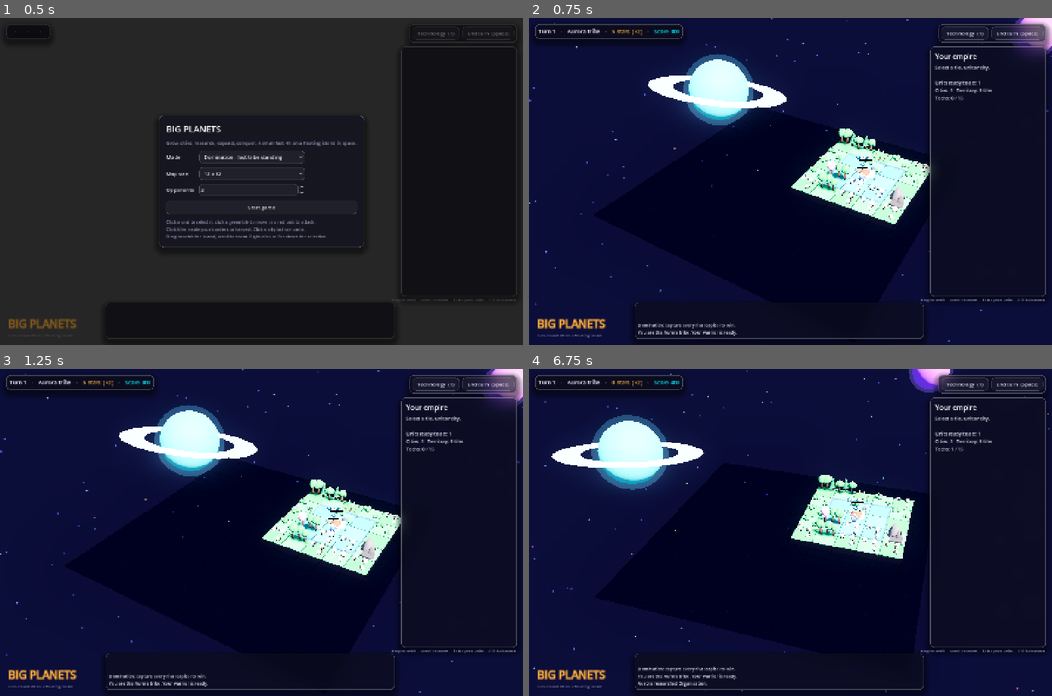
Above: before the commit, frames 1-4 (two rows, left to right).
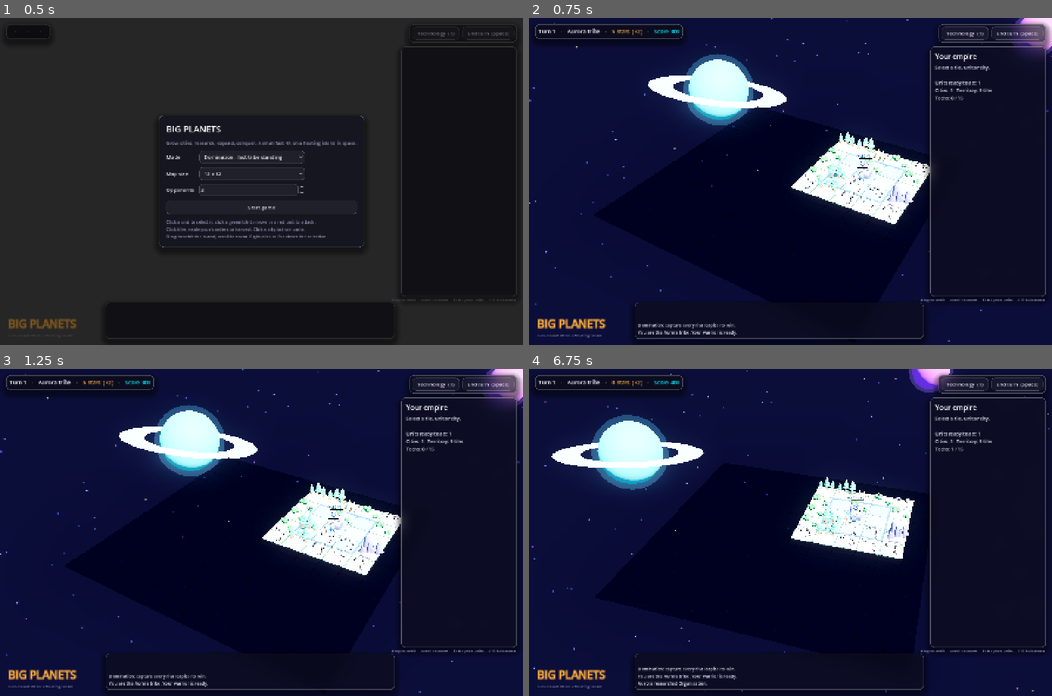
Above: after the commit, the same moments.

Repository: ElliotKnight/big_planets
Game: Godot game, scene res://scenes/main.tscn
Two runs of this game, one before a commit and one after it. Both use one fixed random seed, a clock stepped at 60 frames per second and the inputs below.
Inputs (mouse positions are in pixels of both pictures, inside the frame that each line leads up to):
- Up to frame 1 (0.5 s): no input
- Up to frame 2 (0.75 s): click "Start game" at 0.5 s
- Up to frame 3 (1.25 s): no input
- Up to frame 4 (6.75 s): click "Technology (T)" at 1.25 s; click "End turn (Space)" at 2 s; click "Organization 5 stars" at 2.75 s; tap Enter at 3.5, 3.6, 5, 6.5 s; move the mouse to (905, 516) at 3.52 s; hold Right 3.53-4.25 s; click (905, 516) at 3.67 s; tap Space at 3.77, 4.25, 5.75 s; drag from (685, 548) to (764, 597) at 4.27 s; move the mouse to (842, 460) at 5.02 s; hold Right 5.03-5.75 s; tap Tab at 5.1 s; drag from (764, 597) to (633, 483) at 5.77 s; move the mouse to (947, 581) at 6.52 s; hold Left from 6.53 s (still down); tap T at 6.6 s

Frame 1 is identical in both runs. In frame 2, 3.4% of the frame differs, in the area x 50-77%, y 33-63%; in frame 3, 3.4%; in frame 4, 3.1%.

Commit message:
Use Kenney Castle Kit for trees, castles, walls, flags, rocks and catapults
Adds assets/kit (CC0 GLBs + palette textures) and a Kit loader that applies
the colormap at runtime and maps tribe colours to palette variations.
Cities stack tower pieces by level, City Wall builds real wall segments,
forests use kit pines, mountains use kit rock piles, lumber huts are log
piles, and catapult units use the siege catapult model.

Co-Authored-By: Claude Fable 5.1 <noreply@anthropic.com>
Claude-Session: https://claude.ai/code/session_015dZ7d2pPRwQws889QkrKf8

Diff:
--- /dev/null
+++ b/scripts/kit.gd
@@ -0,0 +1,48 @@
+class_name Kit
+extends RefCounted
+## Loader for Kenney's Castle Kit (CC0) models in assets/kit. Materials are
+## applied at runtime from the shared colormap or one of its palette
+## variations, so accents (roofs, flags, siege canvas) can take tribe colours.
+
+## Palette variation per player index: blue, red, green, yellow.
+const VARIATION_BY_PLAYER := ["d", "a", "b", "c"]
+const NEUTRAL := "e"  # grey stone
+
+static var _scenes: Dictionary = {}
+static var _mats: Dictionary = {}
+
+
+static func material(variation: String = "") -> StandardMaterial3D:
+	if not _mats.has(variation):
+		var tex_name := "colormap" if variation == "" else "variation-" + variation
+		var m := StandardMaterial3D.new()
+		m.albedo_texture = load("res://assets/kit/Textures/%s.png" % tex_name)
+		m.roughness = 1.0
+		m.metallic = 0.0
+		_mats[variation] = m
+	return _mats[variation]
+
+
+static func player_variation(pid: int) -> String:
+	if pid < 0:
+		return NEUTRAL
+	return VARIATION_BY_PLAYER[pid % VARIATION_BY_PLAYER.size()]
+
+
+## Instantiates a kit model with the given palette variation and uniform scale.
+static func model(name: String, variation: String = "", scale_v: float = 1.0) -> Node3D:
+	if not _scenes.has(name):
+		_scenes[name] = load("res://assets/kit/%s.glb" % name)
+	var n: Node3D = _scenes[name].instantiate()
+	var m := material(variation)
+	for mi in n.find_children("*", "MeshInstance3D", true, false):
+		mi.material_override = m
+	n.scale = Vector3.ONE * scale_v
+	return n
+
+
+static func place(name: String, variation: String, scale_v: float, pos: Vector3, rot_y: float = 0.0) -> Node3D:
+	var n := model(name, variation, scale_v)
+	n.position = pos
+	n.rotation.y = rot_y
+	return n
--- a/scripts/map_view_3d.gd
+++ b/scripts/map_view_3d.gd
@@ -5,7 +5,7 @@
 ## Game events are queued and replayed as animations (so AI turns are visible);
 ## the full state sync is deferred until the queue drains.
 
-const GRASS := [0x3fb268, 0x349b57]
+const GRASS := [0x8ade9f, 0x76cf8d]
 const GHOST := Color(0.078, 0.078, 0.165, 0.72)
 
 var game: Game = null
@@ -259,12 +259,25 @@
 	if t.city != null:
 		_build_city(g, t, owner_col)
 	elif t.terrain == Defs.Terrain.MOUNTAIN:
-		var m := Models.mountain(rng, t.resource == Defs.Res.METAL and t.improvement == Defs.Improvement.NONE)
-		m.position = Vector3(-0.08, 0, -0.16)
-		m.scale = Vector3(0.88, 0.9, 0.82)
-		g.add_child(m)
+		var big := Kit.model("rocks-large", "", 1.0)
+		big.scale = Vector3(0.66, 1.55, 0.64)
+		big.position = Vector3(-0.1, 0, -0.16)
+		big.rotation.y = rng.randf() * TAU
+		g.add_child(big)
+		var small := Kit.model("rocks-small", "", 1.0)
+		small.scale = Vector3(0.5, 0.95, 0.5)
+		small.position = Vector3(0.28, 0, -0.26)
+		small.rotation.y = rng.randf() * TAU
+		g.add_child(small)
+		if t.resource == Defs.Res.METAL and t.improvement == Defs.Improvement.NONE:
+			var crystal := Models.glow(Models.hex(0xd9e4ff), 1.3)
+			for i in 3:
+				var a := 1.0 + i * 2.0
+				var c := Models.mesh(Models.cone(0.045, 0.16, 4), crystal, cos(a) * 0.3 - 0.05, 0.1, sin(a) * 0.26 - 0.1)
+				c.rotation.z = rng.randf_range(-0.4, 0.4)
+				g.add_child(c)
 		# Flat rock ledge at the front where units stand.
-		g.add_child(Models.mesh(Models.box(0.56, 0.07, 0.4), Models.mat(Models.hex(0x5a5652)), 0.06, 0.035, 0.22))
+		g.add_child(Models.mesh(Models.box(0.56, 0.07, 0.4), Models.mat(Models.hex(0x9a9fc4)), 0.06, 0.035, 0.22))
 		if t.improvement == Defs.Improvement.MINE:
 			var mine := Models.mine()
 			mine.position = Vector3(-0.3, 0, 0.02)
@@ -279,13 +292,11 @@
 		if t.resource == Defs.Res.ANIMAL:
 			count = 0  # open pasture: sheep only, no trees
 		for i in count:
-			var r := rng.randf()
-			var variant := 2 if r < 0.1 else (1 if r < 0.4 else 0)
-			var tr := Models.tree(variant, 3 + rng.randi_range(0, 2), owner_col if oid >= 0 else Models.hex(0xffd166))
+			var tr := Kit.model("tree-large" if rng.randf() < 0.6 else "tree-small", "", 1.0)
 			var sp: Vector2 = spots[i] + Vector2(rng.randf_range(-0.03, 0.03), rng.randf_range(-0.03, 0.03))
 			tr.position = Vector3(sp.x, 0, sp.y)
 			tr.rotation.y = rng.randf() * TAU
-			tr.scale = Vector3.ONE * rng.randf_range(0.78, 0.92) * (0.72 if occupied else 1.0)
+			tr.scale = Vector3.ONE * rng.randf_range(0.36, 0.44) * (0.72 if occupied else 1.0)
 			g.add_child(tr)
 			_animate(g, tr, "tree", rng.randf() * TAU)
 		if t.resource == Defs.Res.ANIMAL:
@@ -294,10 +305,10 @@
 				g.add_child(sh)
 				_animate(g, sh, "sheep", rng.randf() * TAU)
 		if t.improvement == Defs.Improvement.LUMBER_HUT:
-			var hut := Models.lumber_hut()
-			hut.position = Vector3(0.24, 0, 0.26)
-			hut.scale = Vector3(0.8, 0.8, 0.8)
-			g.add_child(hut)
+			g.add_child(Kit.place("tree-trunk", "", 0.5, Vector3(0.3, 0, 0.12), rng.randf() * TAU))
+			for i in 3:
+				var lg := Kit.place("tree-log", "", 0.36, Vector3(0.2 + (i % 2) * 0.09, 0.05 + (i / 2) * 0.09, 0.32), 0.3)
+				g.add_child(lg)
 	else:
 		if t.improvement == Defs.Improvement.FARM:
 			g.add_child(Models.farm())
@@ -323,16 +334,48 @@
 
 func _build_city(g: Node3D, t: Tile, owner_col: Color) -> void:
 	var c: City = t.city
-	var accent := owner_col if not c.is_village() else Models.hex(0xffd166)
-	var b := Models.city_building(c.level, accent, c.is_village(), c.is_capital and not c.is_village())
-	g.add_child(b)
-	if c.has_walls:
-		g.add_child(Models.walls(accent))
-	if not c.is_village():
-		var bn := Models.banner(owner_col)
-		bn.position = Vector3(-0.36, 0, 0.3)
-		g.add_child(bn)
-		_animate(g, bn, "banner", randf() * TAU)
+	var v := Kit.player_variation(c.owner_id)
+	if c.is_village():
+		g.add_child(Kit.place("tower-square-base", v, 0.5, Vector3(0, 0, -0.06)))
+		g.add_child(Kit.place("tower-hexagon-top", v, 0.5, Vector3(0, 0.5, -0.06)))
+	else:
+		var keep := Node3D.new()
+		keep.position = Vector3(0, 0, -0.08)
+		match c.level:
+			1:
+				keep.add_child(Kit.place("tower-square", v, 0.48, Vector3.ZERO))
+			2:
+				keep.add_child(Kit.place("tower-square-base", v, 0.48, Vector3.ZERO))
+				keep.add_child(Kit.place("tower-square-top-roof-high", v, 0.48, Vector3(0, 0.48, 0)))
+			3:
+				keep.add_child(Kit.place("tower-hexagon-base", v, 0.5, Vector3.ZERO))
+				keep.add_child(Kit.place("tower-hexagon-roof", v, 0.5, Vector3(0, 0.655, 0)))
+			4:
+				keep.add_child(Kit.place("tower-hexagon-base", v, 0.5, Vector3.ZERO))
+				keep.add_child(Kit.place("tower-hexagon-mid", v, 0.5, Vector3(0, 0.655, 0)))
+				keep.add_child(Kit.place("tower-hexagon-roof", v, 0.5, Vector3(0, 0.885, 0)))
+			_:
+				keep.add_child(Kit.place("tower-hexagon-base", v, 0.5, Vector3.ZERO))
+				keep.add_child(Kit.place("tower-hexagon-mid", v, 0.5, Vector3(0, 0.655, 0)))
+				keep.add_child(Kit.place("tower-hexagon-roof", v, 0.5, Vector3(0, 0.885, 0)))
+				keep.add_child(Kit.place("tower-square", v, 0.3, Vector3(0.34, 0, -0.2)))
+				keep.add_child(Kit.place("tower-square", v, 0.3, Vector3(-0.34, 0, -0.2)))
+		g.add_child(keep)
+		if c.is_capital:
+			g.add_child(Kit.place("flag-banner-long", v, 0.32, Vector3(-0.36, 0, -0.34)))
+		if c.has_walls:
+			# Stone walls on three sides, corners at the front, gateway open for units.
+			var ws := 0.3
+			for x in [-0.35, 0.0, 0.35]:
+				g.add_child(Kit.place("wall", v, ws, Vector3(x, 0, -0.43)))
+			for z in [-0.35, 0.0, 0.35]:
+				g.add_child(Kit.place("wall", v, ws, Vector3(-0.43, 0, z), PI / 2.0))
+				g.add_child(Kit.place("wall", v, ws, Vector3(0.43, 0, z), PI / 2.0))
+			g.add_child(Kit.place("wall-corner", v, ws, Vector3(-0.38, 0, 0.4)))
+			g.add_child(Kit.place("wall-corner", v, ws, Vector3(0.38, 0, 0.4), PI / 2.0))
+		var fl := Kit.place("flag", v, 0.45, Vector3(-0.36, 0, 0.3))
+		g.add_child(fl)
+		_animate(g, fl, "banner", randf() * TAU)
 	var label := Label3D.new()
 	label.text = c.city_name if c.is_village() else "%s  %d" % [c.city_name, c.level]
 	label.billboard = BaseMaterial3D.BILLBOARD_ENABLED
@@ -342,15 +385,14 @@
 	label.modulate = Color.WHITE if not c.is_village() else Color(0.85, 0.85, 0.9)
 	label.outline_modulate = Color(owner_col.darkened(0.6), 0.9) if not c.is_village() else Color(0, 0, 0, 0.8)
 	label.no_depth_test = true
-	label.position = Vector3(0, 1.05, 0)
+	label.position = Vector3(0, 1.15, 0)
 	g.add_child(label)
 	if not c.is_village():
-		var bar := Models.mesh(Models.quad(0.6, 0.07), Models.bar_material(Models.hex(0xffd166)), 0, 0.9, 0, false)
+		var bar := Models.mesh(Models.quad(0.6, 0.07), Models.bar_material(Models.hex(0xffd166)), 0, 1.0, 0, false)
 		bar.material_override.set_shader_parameter("frac", float(c.pop) / float(c.pop_needed()))
 		g.add_child(bar)
 
 
-## Faint grid lines along the north and west edges (no gaps between tiles).
 func _add_seams(g: Node3D, top: float) -> void:
 	var m := Models.glass(Color(0.0, 0.0, 0.05, 0.28))
 	g.add_child(Models.mesh(Models.box(1.0, 0.004, 0.022), m, 0, top + 0.003, -0.5, false))
@@ -432,7 +474,7 @@
 func _make_unit_node(u: Unit, sig: String) -> Dictionary:
 	var node := Node3D.new()
 	var col: Color = game.players[u.owner_id].color
-	var fig := Models.unit_figure(u.type, col, u.id, u.embarked, u.vessel)
+	var fig := Models.unit_figure(u.type, col, u.id, u.embarked, u.vessel, u.owner_id)
 	fig.rotation.y = (0.6 if u.owner_id == 0 else 2.7) - (PI / 2.0 if fig.get_meta("mounted", false) else 0.0)
 	node.add_child(fig)
 	var ring := Models.mesh(Models.torus(0.02, 0.24), Models.glow(col, 1.5), 0, 0.02, 0, false)
@@ -820,7 +862,7 @@
 	var cat_arm: Node3D = fig.get_meta("catapult_arm", null)
 	if cat_arm != null:
 		proj = Models.mesh(Models.sphere(0.06, 7, 5), Models.mat(Models.hex(0x6e6a66)), 0, 0, 0, false)
-		tw.tween_property(cat_arm, "rotation:z", -1.5, 0.12 * speed).set_ease(Tween.EASE_IN)
+		tw.tween_property(cat_arm, "rotation:x", -0.35, 0.12 * speed).set_ease(Tween.EASE_IN)
 	tw.tween_callback(func():
 		proj.position = from_w + Vector3(0, 0.35, 0)
 		_anim_root.add_child(proj))
@@ -828,7 +870,7 @@
 	tw.tween_callback(proj.queue_free)
 	tw.tween_callback(on_hit)
 	if cat_arm != null:
-		tw.tween_property(cat_arm, "rotation:z", 0.0, 0.4 * speed)
+		tw.tween_property(cat_arm, "rotation:x", 0.0, 0.4 * speed).set_trans(Tween.TRANS_ELASTIC).set_ease(Tween.EASE_OUT)
 
 
 ## Appends a melee strike to tw: raise the weapon arm, lunge, chop, recover.
--- a/scripts/models.gd
+++ b/scripts/models.gd
@@ -684,7 +684,7 @@
 ## A unit figure: little person in the tribe colour with a type-specific
 ## silhouette (cap, helmet, shield, bow, lance, horse...). The rig dictionary
 ## is stored as meta "rig" on the returned group.
-static func unit_figure(type: String, color: Color, seed_v: int, embarked: bool, vessel: String) -> Node3D:
+static func unit_figure(type: String, color: Color, seed_v: int, embarked: bool, vessel: String, owner_id: int = -1) -> Node3D:
 	var g := Node3D.new()
 	var skin := hex(SKIN[seed_v % SKIN.size()])
 	var steel := mat(hex(0xd7dfee), 0.35, 0.7)
@@ -748,27 +748,15 @@
 				rig["hand_r"].add_child(mesh(cyl(0.01, 0.01, 0.5, 5), wood, 0, 0.14, 0))
 				rig["hand_r"].add_child(mesh(cone(0.022, 0.08, 4), steel, 0, 0.43, 0))
 		"catapult":
-			g.add_child(mesh(box(0.4, 0.07, 0.26), wood, 0, 0.1, 0))
-			g.add_child(mesh(box(0.05, 0.22, 0.05), wood, 0.1, 0.24, 0.09))
-			g.add_child(mesh(box(0.05, 0.22, 0.05), wood, 0.1, 0.24, -0.09))
-			g.add_child(mesh(box(0.05, 0.04, 0.24), wood, 0.1, 0.36, 0))
-			for sx in [-1.0, 1.0]:
-				for sz in [-1.0, 1.0]:
-					var wheel := mesh(cyl(0.075, 0.075, 0.035, 10), mat(hex(0x4a3628)), sx * 0.16, 0.075, sz * 0.15)
-					wheel.rotation.x = PI / 2.0
-					g.add_child(wheel)
-			var pivot := Node3D.new()
-			pivot.position = Vector3(0.1, 0.36, 0)
-			var arm := mesh(box(0.035, 0.42, 0.035), wood, -0.12, 0.08, 0)
-			arm.rotation.z = 0.75
-			pivot.add_child(arm)
-			pivot.add_child(mesh(sphere(0.055, 7, 5), mat(hex(0x6e6a66)), -0.3, 0.07, 0))
-			g.add_child(pivot)
+			var cat := Kit.model("siege-catapult", Kit.player_variation(owner_id), 0.3)
+			cat.position = Vector3(0, 0.045, 0)
+			cat.rotation.y = PI / 2.0
+			g.add_child(cat)
 			var crew := figure(color, skin, 0.7, seed_v)
-			crew.position = Vector3(0.24, 0.0, 0.18)
+			crew.position = Vector3(0.2, 0.0, 0.2)
 			g.add_child(crew)
 			g.set_meta("rig", _rig_of(crew))
-			g.set_meta("catapult_arm", pivot)
+			g.set_meta("catapult_arm", cat)
 		_:
 			var fn := figure(color, skin, s, seed_v)
 			var rig := _rig_of(fn)
--- /dev/null
+++ b/tests/kit_preview.gd
@@ -0,0 +1,109 @@
+extends SceneTree
+## Renders a contact sheet of Castle Kit models (and the 7 palette variations
+## applied to a flag) and prints each model's AABB. Run windowed:
+##   Godot --path . --script tests/kit_preview.gd --windowed --resolution 1440x900
+
+const MODELS := ["tree-large", "tree-small", "tree-trunk", "tree-log", "rocks-large", "rocks-small", "ground", "ground-hills",
+	"tower-square", "tower-square-base", "tower-square-mid", "tower-square-top-roof", "tower-square-top-roof-high", "tower-slant-roof",
+	"tower-hexagon-base", "tower-hexagon-mid", "tower-hexagon-roof", "tower-hexagon-top",
+	"wall", "wall-corner", "wall-doorway", "wall-half", "gate", "door", "stairs-stone",
+	"flag", "flag-banner-long", "flag-wide", "flag-pennant", "siege-catapult", "siege-ballista", "siege-trebuchet", "siege-tower", "siege-ram", "bridge-straight"]
+
+
+func _aabb(n: Node3D) -> AABB:
+	var box := AABB()
+	var first := true
+	for mi in n.find_children("*", "MeshInstance3D", true, false):
+		var a: AABB = mi.mesh.get_aabb()
+		a = mi.global_transform * a
+		if first:
+			box = a
+			first = false
+		else:
+			box = box.merge(a)
+	return box
+
+
+func _retex(n: Node3D, tex: Texture2D) -> void:
+	for mi in n.find_children("*", "MeshInstance3D", true, false):
+		for i in mi.mesh.get_surface_count():
+			var m: Material = mi.get_active_material(i)
+			if m is StandardMaterial3D:
+				var d: StandardMaterial3D = m.duplicate()
+				d.albedo_texture = tex
+				mi.set_surface_override_material(i, d)
+
+
+func _init() -> void:
+	await process_frame
+	var world := Node3D.new()
+	root.add_child(world)
+	var env := Environment.new()
+	env.background_mode = Environment.BG_COLOR
+	env.background_color = Color(0.1, 0.1, 0.14)
+	env.ambient_light_source = Environment.AMBIENT_SOURCE_COLOR
+	env.ambient_light_color = Color(0.7, 0.75, 0.9)
+	env.ambient_light_energy = 0.7
+	env.tonemap_mode = Environment.TONE_MAPPER_ACES
+	var we := WorldEnvironment.new()
+	we.environment = env
+	world.add_child(we)
+	var sun := DirectionalLight3D.new()
+	sun.light_energy = 1.6
+	sun.shadow_enabled = true
+	world.add_child(sun)
+	sun.look_at_from_position(Vector3(6, 9, 4), Vector3.ZERO)
+	var cols := 8
+	var i := 0
+	var font := ThemeDB.fallback_font
+	for name in MODELS:
+		var ps: PackedScene = load("res://assets/kit/%s.glb" % name)
+		if ps == null:
+			print("MISSING ", name)
+			continue
+		var n: Node3D = ps.instantiate()
+		n.position = Vector3((i % cols) * 2.2, 0, (i / cols) * 2.4)
+		world.add_child(n)
+		if i == 0:
+			for mi in n.find_children("*", "MeshInstance3D", true, false):
+				var m0: Material = mi.get_active_material(0)
+				print("material: ", m0, " tex=", m0.albedo_texture if m0 is StandardMaterial3D else "n/a")
+		_retex(n, load("res://assets/kit/Textures/colormap.png"))
+		var a := _aabb(n)
+		print("%-28s size=(%.2f, %.2f, %.2f) min=(%.2f, %.2f, %.2f)" % [name, a.size.x, a.size.y, a.size.z, a.position.x - n.position.x, a.position.y, a.position.z - n.position.z])
+		var l := Label3D.new()
+		l.text = name
+		l.font_size = 40
+		l.pixel_size = 0.006
+		l.billboard = BaseMaterial3D.BILLBOARD_ENABLED
+		l.position = n.position + Vector3(0, -0.15, 0.9)
+		world.add_child(l)
+		i += 1
+	# Palette variations on a flag and a tower roof.
+	var row := (i / cols) + 1
+	for v in 7:
+		var letter := char(97 + v)
+		var tex: Texture2D = load("res://assets/kit/Textures/variation-%s.png" % letter)
+		for j in 2:
+			var ps: PackedScene = load("res://assets/kit/%s.glb" % ["flag-wide", "tower-square-top-roof"][j])
+			var n: Node3D = ps.instantiate()
+			n.position = Vector3(v * 2.2, 0, (row + j) * 2.4)
+			_retex(n, tex)
+			world.add_child(n)
+			var l := Label3D.new()
+			l.text = "var-" + letter
+			l.font_size = 40
+			l.pixel_size = 0.006
+			l.billboard = BaseMaterial3D.BILLBOARD_ENABLED
+			l.position = n.position + Vector3(0, -0.15, 0.9)
+			world.add_child(l)
+	var cam := Camera3D.new()
+	cam.fov = 40
+	world.add_child(cam)
+	var centre := Vector3(cols * 1.1 - 1.1, 0, (row + 1) * 1.2)
+	cam.look_at_from_position(centre + Vector3(0, 17, 12), centre)
+	cam.current = true
+	for k in 10:
+		await process_frame
+	root.get_viewport().get_texture().get_image().save_png(OS.get_environment("BP_OUT"))
+	quit()
Not shown, added: assets/kit/LICENSE-kenney.txt
Binary file added: assets/kit/Textures/colormap.png
Not shown, added: assets/kit/Textures/colormap.png.import
Binary file added: assets/kit/Textures/variation-a.png
Not shown, added: assets/kit/Textures/variation-a.png.import
Binary file added: assets/kit/Textures/variation-b.png
Not shown, added: assets/kit/Textures/variation-b.png.import
Binary file added: assets/kit/Textures/variation-c.png
Not shown, added: assets/kit/Textures/variation-c.png.import
Binary file added: assets/kit/Textures/variation-d.png
Not shown, added: assets/kit/Textures/variation-d.png.import
Binary file added: assets/kit/Textures/variation-e.png
(and 559 more such lines)
